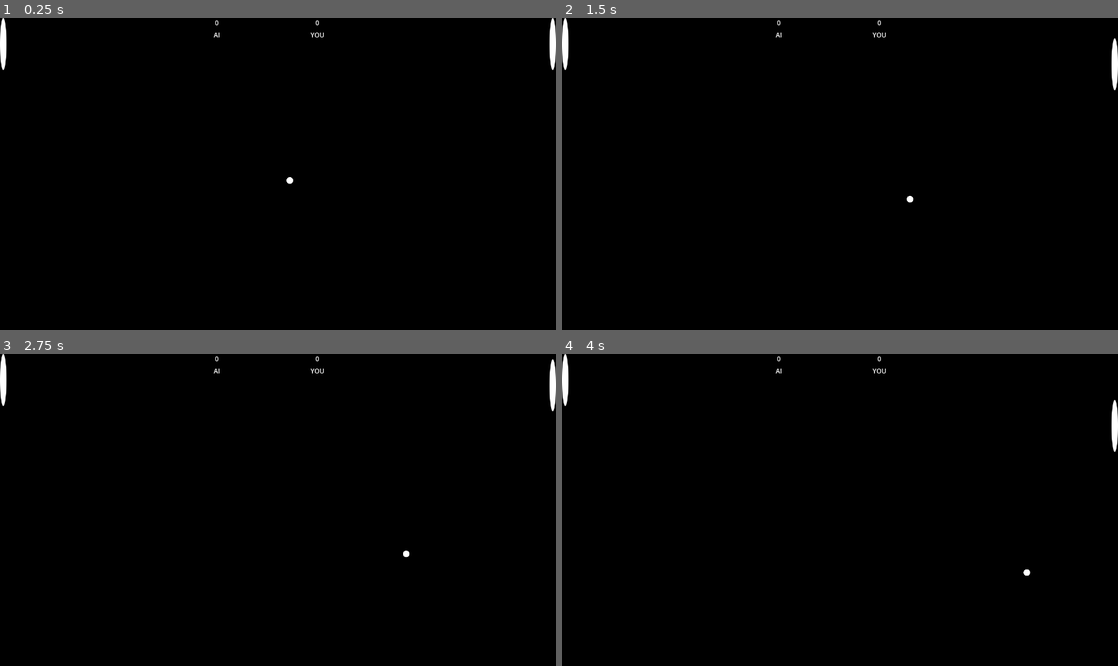
Above: before the commit, frames 1-4 (two rows, left to right).
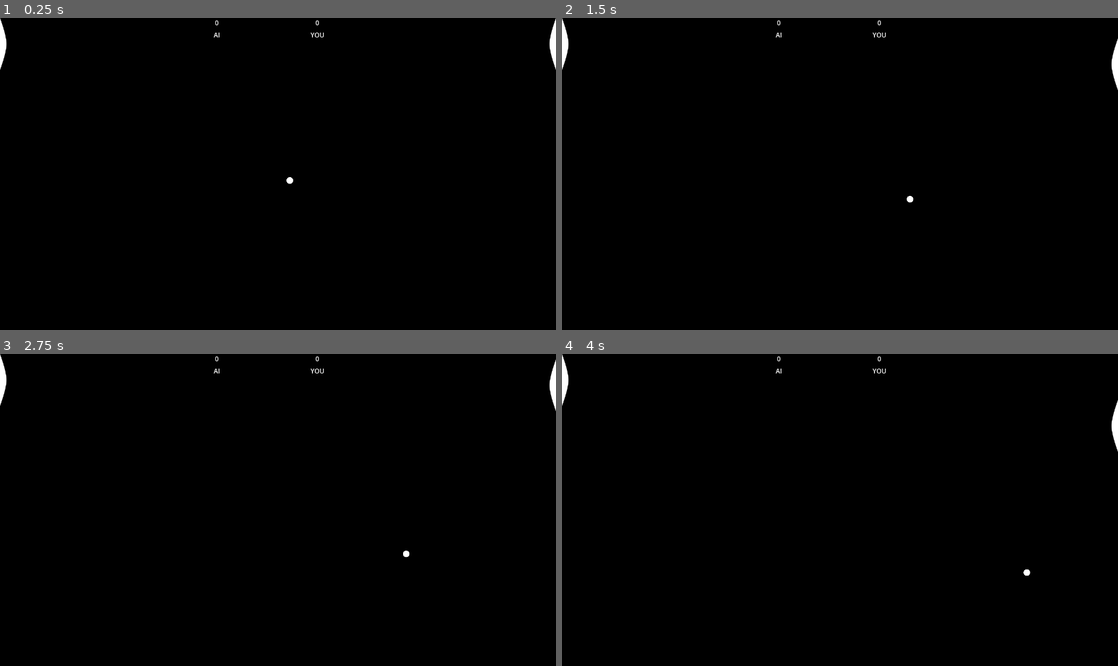
Above: after the commit, the same moments.

Repository: chaos-yeeter/pong
Game: Godot game, scene res://scenes/level.tscn
The game is run twice, just before and just after one commit, with the same random seed, the same clock (stepped at 60 frames per second) and the same inputs.
Inputs:
- Up to frame 1 (0.25 s): no input
- Up to frame 2 (1.5 s): tap Enter at 0.5 s; hold K (move_up) 0.53-1.28 s; tap Space at 1.25 s; hold J (move_down) from 1.28 s (still down)
- Up to frame 3 (2.75 s): release J (move_down) at 2.03 s; hold K (move_up) from 2.03 s (still down)
- Up to frame 4 (4 s): tap Enter at 3.5 s; release K (move_up) at 3.53 s; hold J (move_down) from 3.53 s (still down)

The runs differ from the first frame. In frame 1, 0.2% of the frame differs, in the area x 0-100%, y 0-17%; in frame 2, 0.2%; in frame 3, 0.2%; in frame 4, 0.2%.

Commit message:
feat: change paddle shape to convex curve

Diff:
--- /dev/null
+++ b/assets/paddle.svg
@@ -0,0 +1,55 @@
+<?xml version="1.0" encoding="UTF-8" standalone="no"?>
+<!-- Created with Inkscape (http://www.inkscape.org/) -->
+
+<svg
+   width="16"
+   height="127.99999"
+   viewBox="0 0 4.2333332 33.866664"
+   version="1.1"
+   id="svg1"
+   xmlns:inkscape="http://www.inkscape.org/namespaces/inkscape"
+   xmlns:sodipodi="http://sodipodi.sourceforge.net/DTD/sodipodi-0.dtd"
+   xmlns="http://www.w3.org/2000/svg"
+   xmlns:svg="http://www.w3.org/2000/svg">
+  <sodipodi:namedview
+     id="namedview1"
+     pagecolor="#ffffff"
+     bordercolor="#000000"
+     borderopacity="0.25"
+     inkscape:showpageshadow="2"
+     inkscape:pageopacity="0.0"
+     inkscape:pagecheckerboard="true"
+     inkscape:deskcolor="#d1d1d1"
+     inkscape:document-units="mm"
+     showgrid="false"
+     inkscape:export-bgcolor="#ffffff00">
+    <inkscape:grid
+       id="grid1"
+       units="mm"
+       originx="0"
+       originy="0"
+       spacingx="0.99999998"
+       spacingy="1"
+       empcolor="#0099e5"
+       empopacity="0.30196078"
+       color="#0099e5"
+       opacity="0.14901961"
+       empspacing="5"
+       dotted="false"
+       gridanglex="30"
+       gridanglez="30"
+       visible="false" />
+  </sodipodi:namedview>
+  <defs
+     id="defs1" />
+  <g
+     inkscape:label="Layer 1"
+     inkscape:groupmode="layer"
+     id="layer1">
+    <path
+       style="fill:#ffffff;fill-opacity:1;stroke-width:0.264583"
+       d="M 0,0 C 0,0 4.2333333,11.115173 4.2333333,16.933333 4.2333333,22.751493 0,33.866666 0,33.866666"
+       id="path3"
+       sodipodi:nodetypes="czc" />
+  </g>
+</svg>
--- a/scenes/ai.tscn
+++ b/scenes/ai.tscn
@@ -1,7 +1,7 @@
 [gd_scene load_steps=6 format=3 uid="uid://4ric4mecwg31"]
 
 [ext_resource type="Script" path="res://scripts/ai_movement.gd" id="1_kuuah"]
-[ext_resource type="Texture2D" uid="uid://btsck0awt5j5f" path="res://assets/paddle.png" id="2_jyk8f"]
+[ext_resource type="Texture2D" uid="uid://dykq33evwnhhq" path="res://assets/paddle.svg" id="2_e04ou"]
 [ext_resource type="Script" path="res://scripts/death_zone.gd" id="3_r66h7"]
 [ext_resource type="Script" path="res://scripts/ai_score.gd" id="4_bvs2m"]
 
@@ -18,10 +18,11 @@
 
 [node name="sprite" type="Sprite2D" parent="character"]
 position = Vector2(0, -1)
-texture = ExtResource("2_jyk8f")
+texture = ExtResource("2_e04ou")
 
 [node name="collision" type="CollisionPolygon2D" parent="character"]
-polygon = PackedVector2Array(0, -65, 2, -65, 3, -63, 4, -60, 5, -56, 6, -51, 7, -43, 8, -32, 8, 30, 7, 41, 6, 49, 5, 54, 4, 58, 3, 61, 2, 63, -2, 63, -3, 61, -4, 58, -5, 54, -6, 49, -7, 41, -8, 30, -8, -32, -7, -43, -6, -51, -5, -56, -4, -60, -3, -63, -2, -65)
+position = Vector2(-8, -65)
+polygon = PackedVector2Array(0, 0, 1, 0, 12, 35, 16, 54, 16, 74, 12, 93, 1, 128, 0, 128)
 
 [node name="death_zone" type="Area2D" parent="."]
 script = ExtResource("3_r66h7")
--- a/scenes/player.tscn
+++ b/scenes/player.tscn
@@ -1,7 +1,7 @@
 [gd_scene load_steps=6 format=3 uid="uid://p8hntkifgwhp"]
 
 [ext_resource type="Script" path="res://scripts/player_movement.gd" id="1_h2481"]
-[ext_resource type="Texture2D" uid="uid://btsck0awt5j5f" path="res://assets/paddle.png" id="2_qqxd5"]
+[ext_resource type="Texture2D" uid="uid://dykq33evwnhhq" path="res://assets/paddle.svg" id="2_wvkk2"]
 [ext_resource type="Script" path="res://scripts/death_zone.gd" id="3_kiilq"]
 [ext_resource type="Script" path="res://scripts/player_score.gd" id="4_8tly4"]
 
@@ -18,10 +18,12 @@
 
 [node name="sprite" type="Sprite2D" parent="character"]
 position = Vector2(0, -1)
-texture = ExtResource("2_qqxd5")
+rotation = 3.14159
+texture = ExtResource("2_wvkk2")
 
 [node name="collision" type="CollisionPolygon2D" parent="character"]
-polygon = PackedVector2Array(0, -65, 2, -65, 3, -63, 4, -60, 5, -56, 6, -51, 7, -43, 8, -32, 8, 30, 7, 41, 6, 49, 5, 54, 4, 58, 3, 61, 2, 63, -2, 63, -3, 61, -4, 58, -5, 54, -6, 49, -7, 41, -8, 30, -8, -32, -7, -43, -6, -51, -5, -56, -4, -60, -3, -63, -2, -65)
+position = Vector2(8, -65)
+polygon = PackedVector2Array(0, 0, -1, 0, -10, 27, -15, 48, -16, 54, -16, 74, -15, 80, -9, 104, -1, 128, 0, 128)
 
 [node name="death_zone" type="Area2D" parent="."]
 script = ExtResource("3_kiilq")
Binary file removed: assets/paddle.png
Not shown, changed: assets/paddle.svg.import
